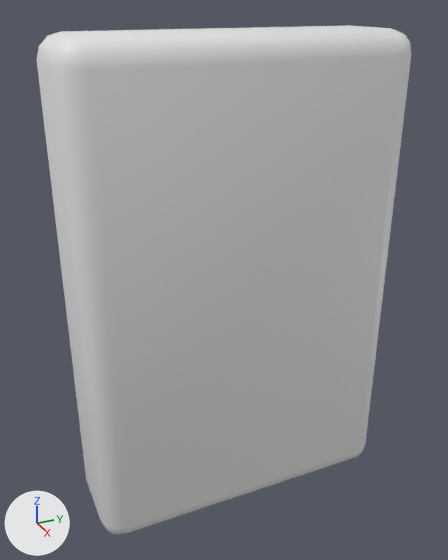
An edit to the Blender file Models/lightswitch.blend, drawn before and after from the same camera.
Camera for both pictures: a 50 mm lens placed at (2.11, -1.0, 1.11), pointed at (0.02, -0.06, 0.06). The lights are fixed; the arrows at lower left show +X, +Y and +Z.
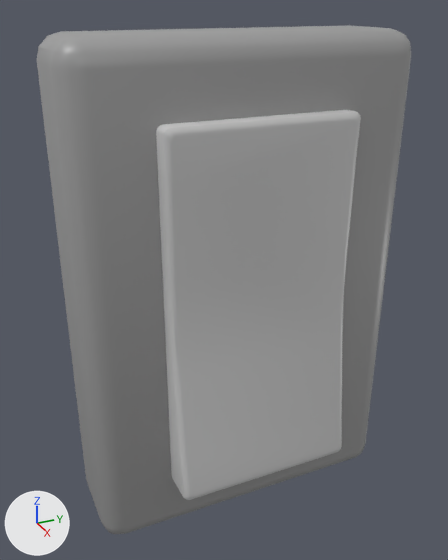
Location of each change, [x1, y1, x2, y2] in pixels of the pictures (448 x 560 px):
'Cube', recoloured
    both: [37, 25, 411, 534]
'Cube.001', added
    after: [156, 110, 361, 500]

What changed in the scene script:
```text
Add mat_material:
    mat_material = principled_material('Material')
    mat_material.base_color = (0.343, 0.343, 0.343)  # grey #9e9e9e
    mat_material.metallic = 0.0157
    mat_material.roughness = 0.413
Add mat_material_001:
    mat_material_001 = principled_material('Material.001')
    mat_material_001.base_color = (0.61, 0.61, 0.61)  # light grey #cdcdcd
    mat_material_001.metallic = 0.0157
    mat_material_001.roughness = 0.406
Change me_cube_001:
    where me_cube_001.from_pydata(...)  # 64 vertices, 58 faces; spans x -0.17..0.17, y -0.67..0.67, z -1.0..1.0
    add me_cube_001.materials.append(mat_material)  # grey #9e9e9e
Add me_cube_002:
    me_cube_002.from_pydata(...)  # 150 vertices, 136 faces; spans x -0.092..0.09, y -0.375..0.375, z -0.733..0.733
    me_cube_002.polygons.foreach_set('use_smooth', [True] * 136)
    me_cube_002.materials.append(mat_material_001)  # light grey #cdcdcd
Add ob_cube_001:
    ob_cube_001 = bpy.data.objects.new('Cube.001', me_cube_002)
    ob_cube_001.location = (0.202, 0.0, 0.0)
    ob_cube_001.rotation_euler = (0.0, -0.0529, 0.0)  # degrees (0, -3, 0)
```
